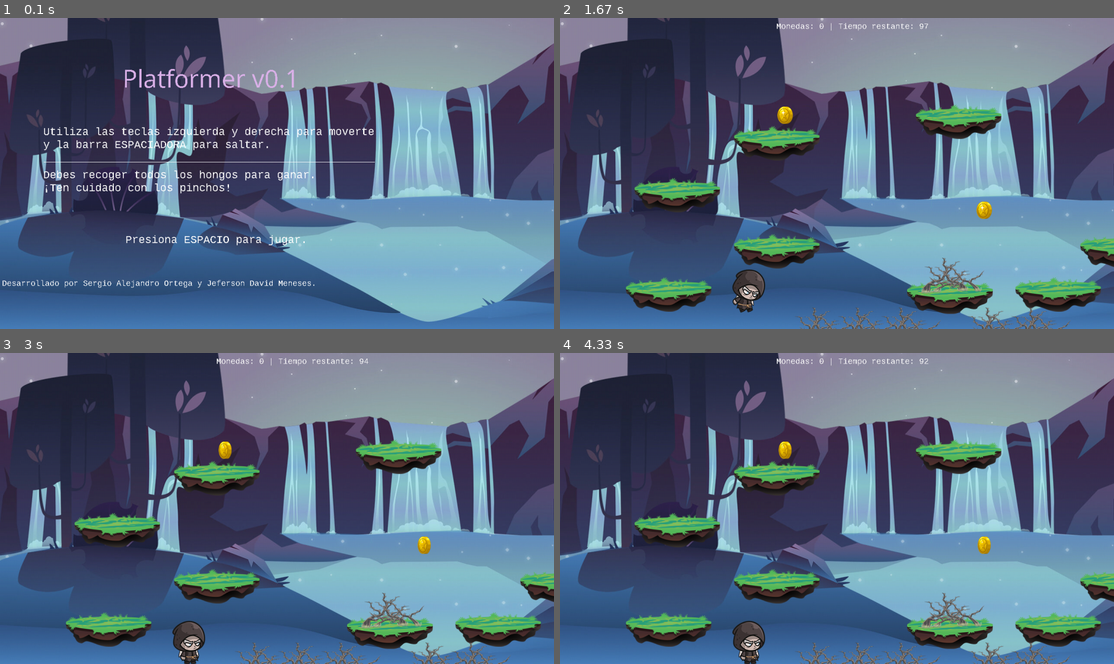
Above: before the commit, frames 1-4 (two rows, left to right).
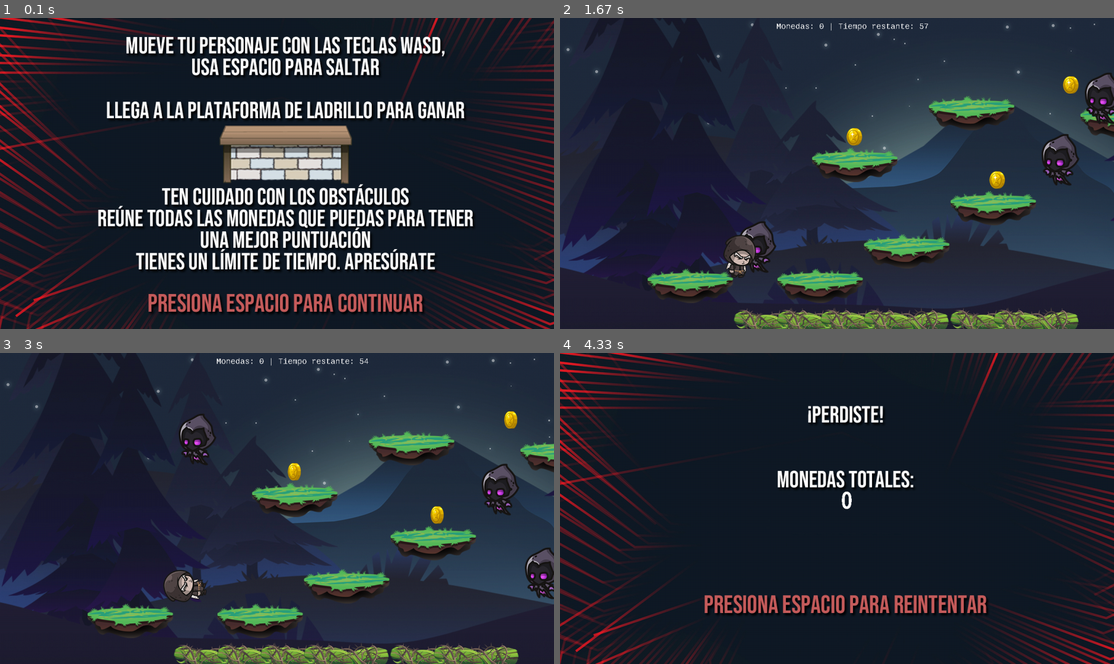
Above: after the commit, the same moments.

Repository: sort72/pygame-platformer
Game: pygame game, started from main.py
Same seed, same stepped clock (60 frames per second), same inputs: the game is played once before the commit and once after it.
Inputs:
- Up to frame 1 (0.1 s): no input
- Up to frame 2 (1.67 s): tap Space at 0.33 s; hold D 0.67-1.13 s; hold D 1.17-1.63 s
- Up to frame 3 (3 s): no input
- Up to frame 4 (4.33 s): no input

The runs differ from the first frame. In frame 1, 98% of the frame differs, in the area x 0-100%, y 0-100%; in frame 2, 84%; in frame 3, 83%; in frame 4, 96%.

Commit message:
Añadido nuevo nivel y cambiados menus

Diff:
--- a/main.py
+++ b/main.py
@@ -39,6 +39,7 @@
         self.walking_left = False
         self.dead = False
         self.time = 0
+        self.level = 2
         self.sprites_limit = [17 * player_sprite_multiplier, 11 * player_sprite_multiplier, 11 * player_sprite_multiplier, 9 * player_sprite_multiplier, 5 * player_sprite_multiplier, 14 * player_sprite_multiplier] # We multiply by 8 to make sprite changing better, n/8 is amount of sprites used
 
     def calculate_sprite(self, status):
@@ -187,17 +188,18 @@
 spikes = pygame.sprite.Group()
 players = pygame.sprite.Group()
 coins = pygame.sprite.Group()
+wraiths = pygame.sprite.Group()
 
 def Game():
-    global platforms, players, coins, spikes, all_sprites, SCREEN, bg_coords
+    global platforms, players, coins, spikes, wraiths, all_sprites, SCREEN, bg_coords
 
     pygame.display.set_caption("Platformer v0.1")
     pygame.mixer.music.load("assets/sounds/frigost-cuna-de-alma.mp3")
     pygame.mixer.music.play(-1)
-    bg = pygame.image.load("assets/sprites/bg-1.jpg")
     player = Player()
     players.add(player)
     all_sprites.add(player)
+    bg = pygame.image.load("assets/sprites/bg-" + str(player.level) + ".jpg")
 
     while True:
         for event in pygame.event.get():
@@ -213,104 +215,150 @@
             spikes = pygame.sprite.Group()
             all_sprites = pygame.sprite.Group()
             bg_coords = [0, 0]
-
-            platforms_coords = [
-                (350, 600),
-                (600, 500),
-                (370, 370),
-                (600, 250),
-                (1020, 200),
-                (1250, 600),
-                (1400, 500),
-                (1650, 400)
-            ]
-            for i in range(0, 8):
-                platform = Entity('Platform', platforms_coords[i][0], platforms_coords[i][1])
+            bg = pygame.image.load("assets/sprites/bg-" + str(player.level) + ".jpg")
+
+            if player.level == 1:
+
+                platforms_coords = [
+                    (350, 600),
+                    (600, 500),
+                    (370, 370),
+                    (600, 250),
+                    (1020, 200),
+                    (1250, 600),
+                    (1400, 500),
+                    (1650, 400)
+                ]
+                for i in range(0, 8):
+                    platform = Entity('Platform', platforms_coords[i][0], platforms_coords[i][1])
+                    platforms.add(platform)
+                    all_sprites.add(platform)
+
+                spikes_coords = [
+                    (1000, 555),
+                    (700, 670),
+                    (800, 670),
+                    (900, 670),
+                    (1100, 670),
+                    (1200, 670),
+                    (1500, 670),
+                    (1650, 670),
+                    (1750, 670)
+                ]
+                for i in range(0, 9):
+                    sp = 'Spikes'
+                    if i >= 6:
+                        sp = 'Spikes2'
+                    spike = Entity(sp, spikes_coords[i][0], spikes_coords[i][1])
+                    spikes.add(spike)
+                    all_sprites.add(spike)
+
+                platform = Entity('Platform2', 1920, 660)
                 platforms.add(platform)
                 all_sprites.add(platform)
 
-            spikes_coords = [
-                (1000, 555),
-                (700, 670),
-                (800, 670),
-                (900, 670),
-                (1100, 670),
-                (1200, 670),
-                (1500, 670),
-                (1650, 670),
-                (1750, 670)
-            ]
-            for i in range(0, 9):
-                sp = 'Spikes'
-                if i >= 6:
-                    sp = 'Spikes2'
-                spike = Entity(sp, spikes_coords[i][0], spikes_coords[i][1])
-                spikes.add(spike)
-                all_sprites.add(spike)
-
-            platform = Entity('Platform2', 1920, 660)
-            platforms.add(platform)
-            all_sprites.add(platform)
-
-            coins_coords = [
-                (540, 200),
-                (1000, 420),
-                (1600, 350),
-                (1900, 300),
-                (1900, 350),
-                (1900, 400),
-                (1900, 450),
-                (1900, 500),
-                (1900, 550),
-                (1850, 300),
-                (1850, 350),
-                (1850, 400),
-                (1850, 450),
-                (1850, 500),
-                (1850, 550),
-            ]
-            for i in range(0, 15):
-                coin = Entity('Coin', coins_coords[i][0], coins_coords[i][1])
-                coins.add(coin)
-                all_sprites.add(coin)
-
-            wraith = Entity('Wraith', 1500, 300)
-            spikes.add(wraith)
-            all_sprites.add(wraith)
+                coins_coords = [
+                    (540, 200),
+                    (1000, 420),
+                    (1600, 350),
+                    (1900, 300),
+                    (1900, 350),
+                    (1900, 400),
+                    (1900, 450),
+                    (1900, 500),
+                    (1900, 550),
+                    (1850, 300),
+                    (1850, 350),
+                    (1850, 400),
+                    (1850, 450),
+                    (1850, 500),
+                    (1850, 550),
+                ]
+                for i in range(0, 15):
+                    coin = Entity('Coin', coins_coords[i][0], coins_coords[i][1])
+                    coins.add(coin)
+                    all_sprites.add(coin)
+
+                wraith = Entity('Wraith', 1500, 300)
+                wraiths.add(wraith)
+                spikes.add(wraith)
+                all_sprites.add(wraith)
+                player.time = 1800
+            else:
+                platforms_coords = [
+                    (400, 580),
+                    (700, 580),
+                    (900, 500),
+                    (1100, 400),
+                    (780, 300),
+                    (1050, 180),
+                    (1400, 200),
+                ]
+                for i in range(0, 7):
+                    platform = Entity('Platform', platforms_coords[i][0], platforms_coords[i][1])
+                    platforms.add(platform)
+                    all_sprites.add(platform)
+
+                spikes_coords = [
+                    (600, 670),
+                    (700, 670),
+                    (800, 670),
+                    (900, 670),
+                    (1100, 670),
+                    (1200, 670),
+                    (1500, 670),
+                    (1900, 670),
+                    (1600, 670)
+                ]
+                for i in range(0, 9):
+                    spike = Entity('Spikes2', spikes_coords[i][0], spikes_coords[i][1])
+                    spikes.add(spike)
+                    all_sprites.add(spike)
+
+                platform = Entity('Platform2', 1750, 660)
+                platforms.add(platform)
+                all_sprites.add(platform)
+
+                coins_coords = [
+                    (700, 250),
+                    (1030, 350),
+                    (1200, 130),
+                    (1680, 400)
+                ]
+                for i in range(0, 4):
+                    coin = Entity('Coin', coins_coords[i][0], coins_coords[i][1])
+                    coins.add(coin)
+                    all_sprites.add(coin)
+
+                wraiths_coords = [
+                    (500, 200),
+                    (1200, 400),
+                    (1300, 600),
+                ]
+
+                for i in range(0, 3):
+                    wraith = Entity('Wraith', wraiths_coords[i][0], wraiths_coords[i][1])
+                    spikes.add(wraith)
+                    wraiths.add(wraith)
+                    all_sprites.add(wraith)
+
+                player.time = 3600
+
 
             player.score = 0
             player.rect.centerx = 80
             player.rect.centery = 500
             player.dead = False
             player.current_sprite = 0
-            player.time = 6000
             player.posX = 0
             SCREEN = 2
             all_sprites.add(player)
 
         # Main menu
         elif SCREEN == 1:
-            intro = pygame.font.SysFont('Comic Sans MS', 60)
-            font2 = pygame.font.SysFont('Courier', 25)
+            bg = pygame.image.load("assets/sprites/bg-start.jpg")
             font3 = pygame.font.SysFont('Courier', 18)
-            screen.blit(bg, (0,0))
-            intro_text = intro.render('Platformer v0.1', False, (220, 178, 234))
-            screen.blit(intro_text,(283,100))
-            intro_text = font2.render('Utiliza las teclas izquierda y derecha para moverte', False, (255, 255, 255))
-            screen.blit(intro_text,(100,250))
-            intro_text = font2.render('y la barra ESPACIADORA para saltar.', False, (255, 255, 255))
-            screen.blit(intro_text,(100,280))
-            intro_text = font2.render('___________________________________________________', False, (255, 255, 255))
-            screen.blit(intro_text,(100,310))
-            intro_text = font2.render('Debes recoger todos los hongos para ganar.', False, (255, 255, 255))
-            screen.blit(intro_text,(100,350))
-            intro_text = font2.render('¡Ten cuidado con los pinchos!', False, (255, 255, 255))
-            screen.blit(intro_text,(100,380))
-            intro_text = font2.render('Presiona ESPACIO para jugar.', False, (255, 255, 255))
-            screen.blit(intro_text,(290,500))
-
-            intro_text = font3.render('Desarrollado por Sergio Alejandro Ortega y Jeferson David Meneses.', False, (255, 255, 255))
-            screen.blit(intro_text,(5,605))
+            screen.blit(bg, (-300,0))
 
         # The game itself
         elif SCREEN == 2:
@@ -318,7 +366,11 @@
             for playerC, platformC in platforms_collider.items():
                 # Detect if player is in final platform
                 if platformC[0].type == 'Platform2':
-                    SCREEN = 4
+                    if player.level == 1:
+                        player.level = 2
+                        SCREEN = 0
+                    else:
+                        SCREEN = 5
                 # platformC[0] is the first sprite player is colliding with
                 # If player is colliding with a platform's top surface, avoid its descending
                 if platformC[0].rect.top < playerC.rect.bottom - 20 and platformC[0].rect.top > playerC.rect.bottom - 30:
@@ -358,52 +410,55 @@
             for coin in coins:
                 coin.calculate_sprite()
 
-            wraith.calculate_sprite()
-            if wraith.is_descending == False:
-                wraith.rect.y -= 3
-                if wraith.rect.top < 100:
-                    wraith.is_descending = True
-            else:
-                wraith.rect.y += 3
-                if wraith.rect.bottom > HEIGHT - 100:
-                    wraith.is_descending = False
+            for wraith in wraiths:
+                wraith.calculate_sprite()
+                if wraith.is_descending == False:
+                    wraith.rect.y -= 3
+                    if wraith.rect.top < 100:
+                        wraith.is_descending = True
+                else:
+                    wraith.rect.y += 3
+                    if wraith.rect.bottom > HEIGHT - 100:
+                        wraith.is_descending = False
 
             player.time -= 1
+            if player.time < 0:
+                SCREEN = 4
 
         # Game Over
         elif SCREEN == 3:
-            intro = pygame.font.SysFont('Comic Sans MS', 60)
-            font2 = pygame.font.SysFont('Courier', 25)
-            font3 = pygame.font.SysFont('Courier', 18)
-            screen.blit(bg, (0,0))
-            intro_text = intro.render('GAME OVER', False, (220, 178, 234))
-            screen.blit(intro_text,(322,100))
-            intro_text = font2.render(f'Recolectaste {player.score} hongos', False, (255, 255, 255))
+            font2 = pygame.font.SysFont('IMPACT', 50)
+            bg = pygame.image.load("assets/sprites/bg-gameover.jpg")
+            screen.blit(bg, (-300,0))
+            intro_text = font2.render(f'{player.score}', False, (255, 255, 255))
+            screen.blit(intro_text,(650,320))
+
+        # Time Out
+        elif SCREEN == 4:
+            font2 = pygame.font.SysFont('IMPACT', 50)
+            bg = pygame.image.load("assets/sprites/bg-timeout.jpg")
+            screen.blit(bg, (-300,0))
+            intro_text = font2.render(f'{player.score}', False, (255, 255, 255))
+            screen.blit(intro_text,(650,320))
+
+        # End game
+        elif SCREEN == 5:
+            font2 = pygame.font.SysFont('IMPACT', 25)
+            bg = pygame.image.load("assets/sprites/bg-won.jpg")
+            screen.blit(bg, (-300,0))
+            intro_text = font2.render(f'{player.score}', False, (255, 255, 255))
             screen.blit(intro_text,(335,250))
-            intro_text = font2.render('Presiona ESPACIO para reintentar.', False, (255, 255, 255))
+            intro_text = font2.render(f'{player.time}', False, (255, 255, 255))
             screen.blit(intro_text,(250,500))
-
-            intro_text = font3.render('Desarrollado por Sergio Alejandro Ortega y Jeferson David Meneses.', False, (255, 255, 255))
-            screen.blit(intro_text,(5,605))
-
-        # End game
-        elif SCREEN == 4:
-            intro = pygame.font.SysFont('Comic Sans MS', 60)
-            font2 = pygame.font.SysFont('Courier', 25)
-            font3 = pygame.font.SysFont('Courier', 18)
-            screen.blit(bg, (0,0))
-            intro_text = intro.render('¡GANASTE!', False, (220, 178, 234))
-            screen.blit(intro_text,(340,100))
-            intro_text = font2.render(f'¡Recolectaste todos los hongos!', False, (255, 255, 255))
-            screen.blit(intro_text,(265,250))
-            intro_text = font2.render('Gracias por jugar.', False, (255, 255, 255))
-            screen.blit(intro_text,(367,400))
 
         pygame.display.flip()
         click.tick(120)
         all_sprites.update()
+
         screen.blit(bg, (bg_coords[0], bg_coords[1]))
+
         all_sprites.draw(screen)
+
 
 
         intro_text = font3.render(f'Monedas: {player.score} | Tiempo restante: {int(player.time / 60)}', False, (255, 255, 255))
Binary file added: assets/sprites/bg-2.jpg
Binary file added: assets/sprites/bg-gameover.jpg
Binary file added: assets/sprites/bg-start.jpg
Binary file added: assets/sprites/bg-timeout.jpg
Binary file added: assets/sprites/bg-won.jpg
